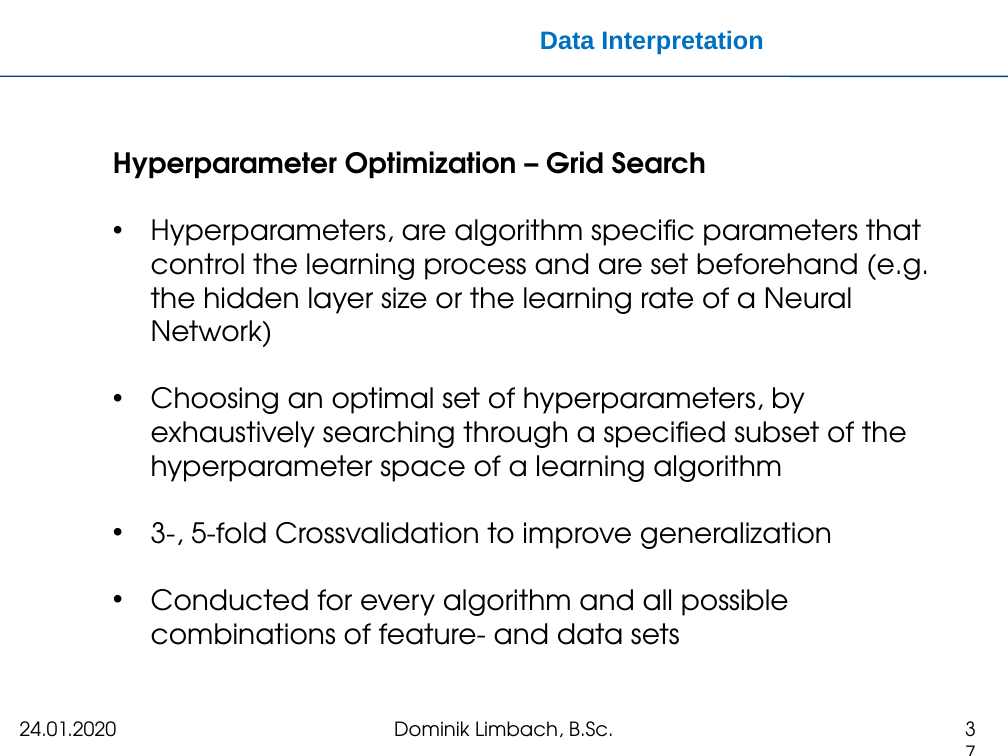
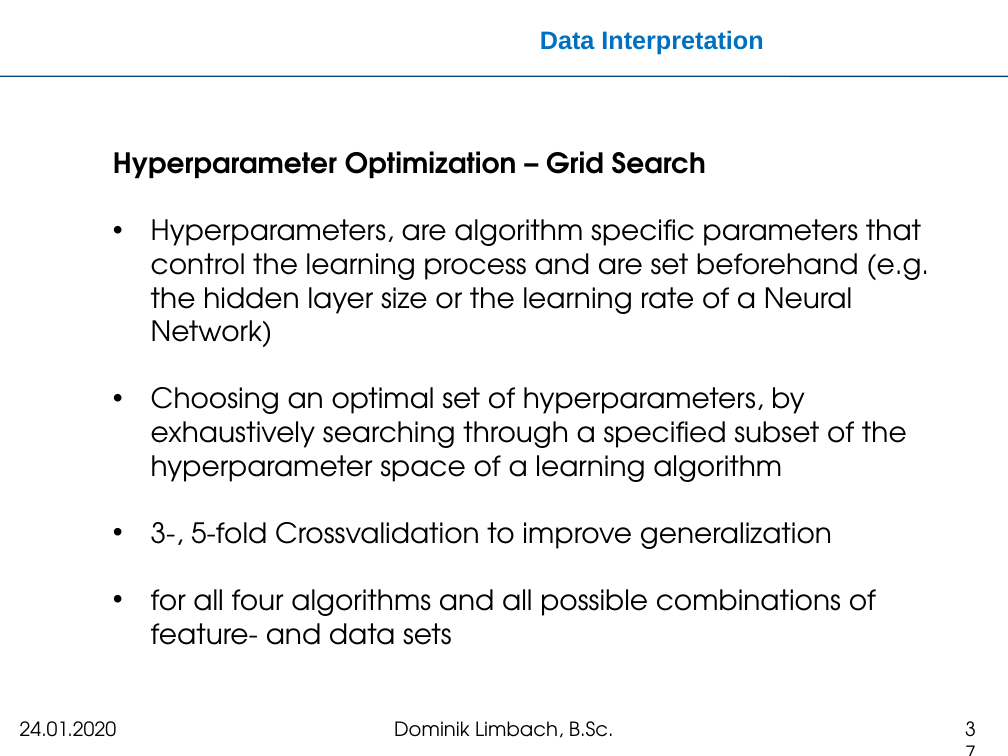
Before and after one commit to meistalampe/MTEC, a slide deck: slide 37 of Kolloquium-Master/kolloquium.pptx. Drawn at 1008x756 pixels with LibreOffice and Linux fonts; fonts in the diff are those of the drawing; background and template pictures are left out. Boxes give left, top, right and bottom in pixels: in the first picture for what was removed or moved away, otherwise in the second. Text is boxed around its words. In the diff, an @@ line names an element or a change of style, - is before the commit and + after.

```diff
--- a/Kolloquium-Master/kolloquium.pptx
+++ b/Kolloquium-Master/kolloquium.pptx
@@ text at box(151, 589, 876, 645): text changed @@
-• Conducted for every algorithm and all possible combinations of feature- and data sets
+• for all four algorithms and all possible combinations of feature- and data sets
```
Also in this commit, not shown: 14 other slides changed.
